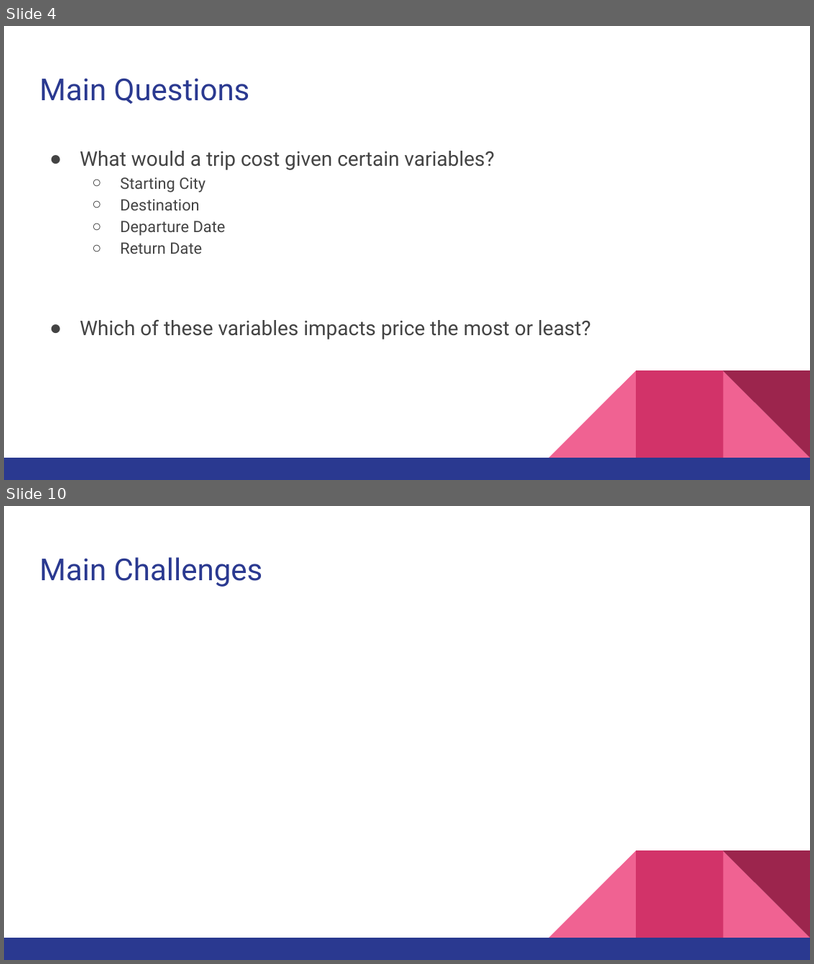
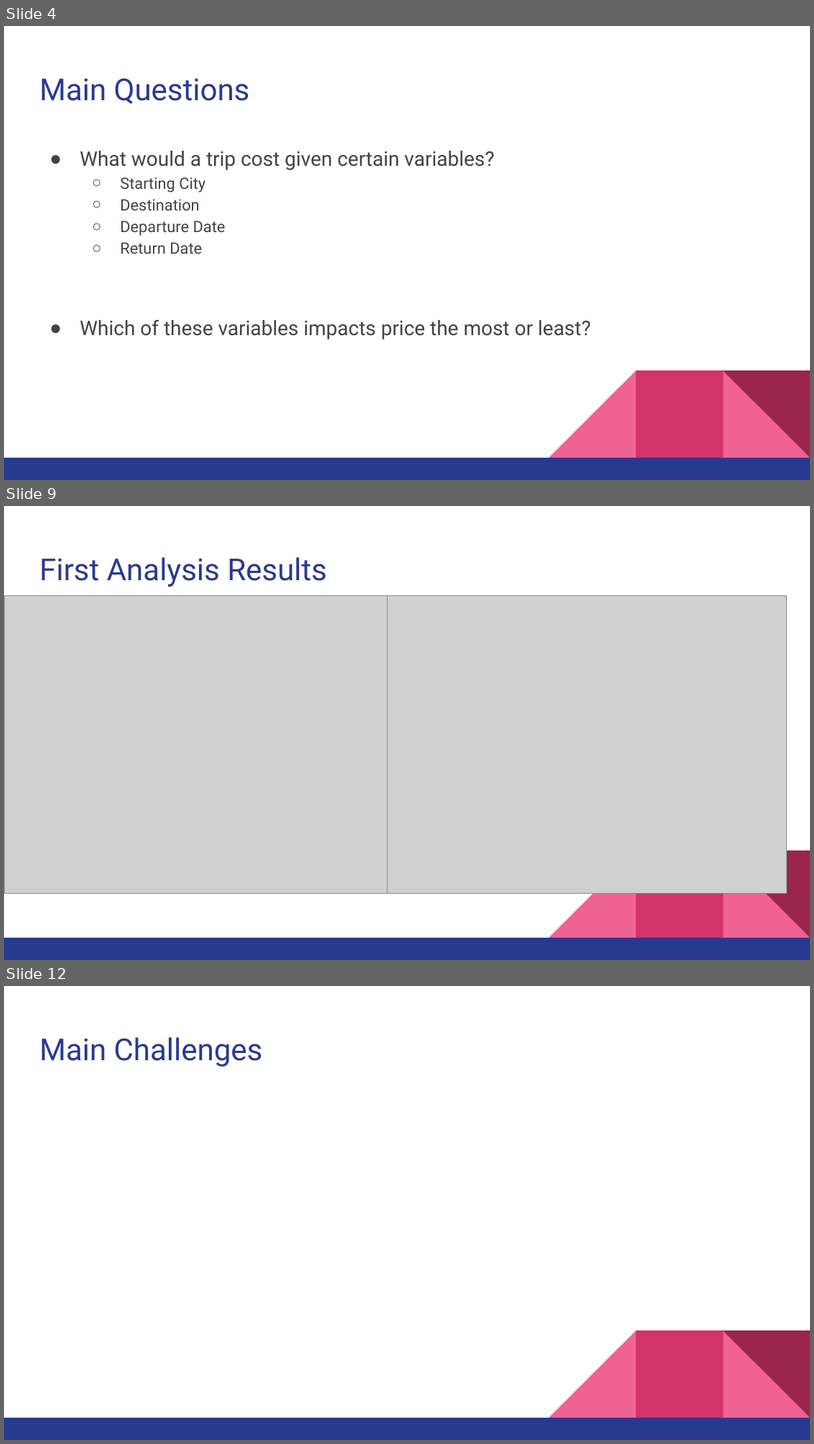
Before and after one commit to TurnerE8/Flight-Price-Predictor, a slide deck: SlideShow/Data Analytics Final Presentation.pptx. Shown one above the other, each under a label of ours: slides 4 and 10 before the commit, slides 4, 9 and 12 after it; the slides between them are not shown. The pictures are 814x964 and 814x1444 pixels, drawn with LibreOffice and Linux fonts; fonts in the diff are those of the drawing; grey boxes stand for pictures. Boxes give left, top, right and bottom in pixels: in the first picture for what was removed or moved away, otherwise in the second. Text is boxed around its words. In the diff, an @@ line names an element or a change of style, - is before the commit and + after.

```diff
--- a/SlideShow/Data Analytics Final Presentation.pptx
+++ b/SlideShow/Data Analytics Final Presentation.pptx
@@ slide 9 added at [4,506,810,960], background #FFFFFF; not listed: 5 template elements that a slide beside it also shows @@
@@ title added at [39,557,327,587], 27 pt, text #2A3990 @@
+First Analysis Results
@@ picture added at [4,595,409,893] @@
@@ picture added at [388,595,787,893] @@
@@ what was slide 10 is now slide 12 @@
```
Also in this commit, not shown: 3 slides changed, 8 other slides added, 4 slides removed.
